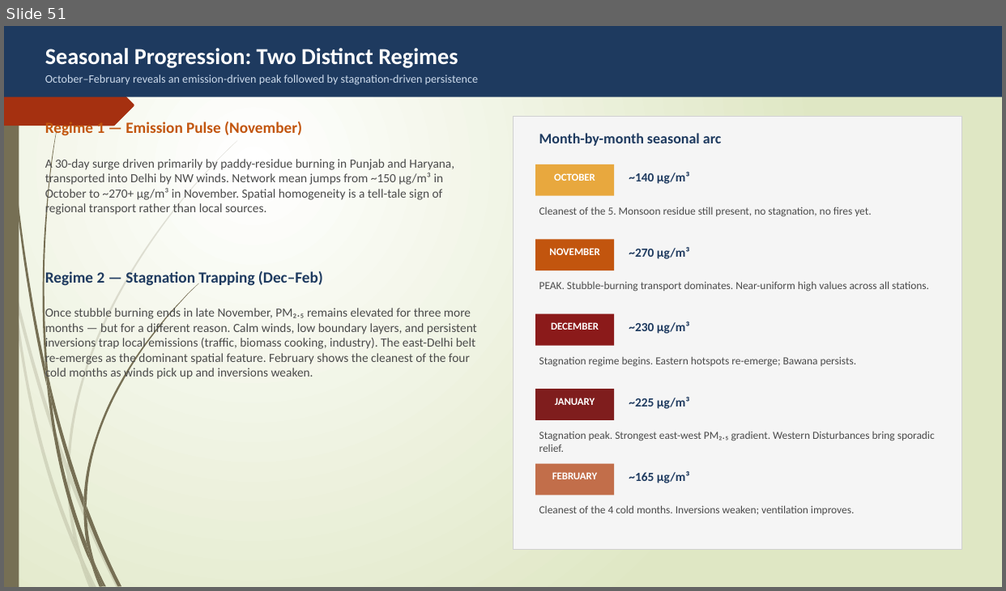
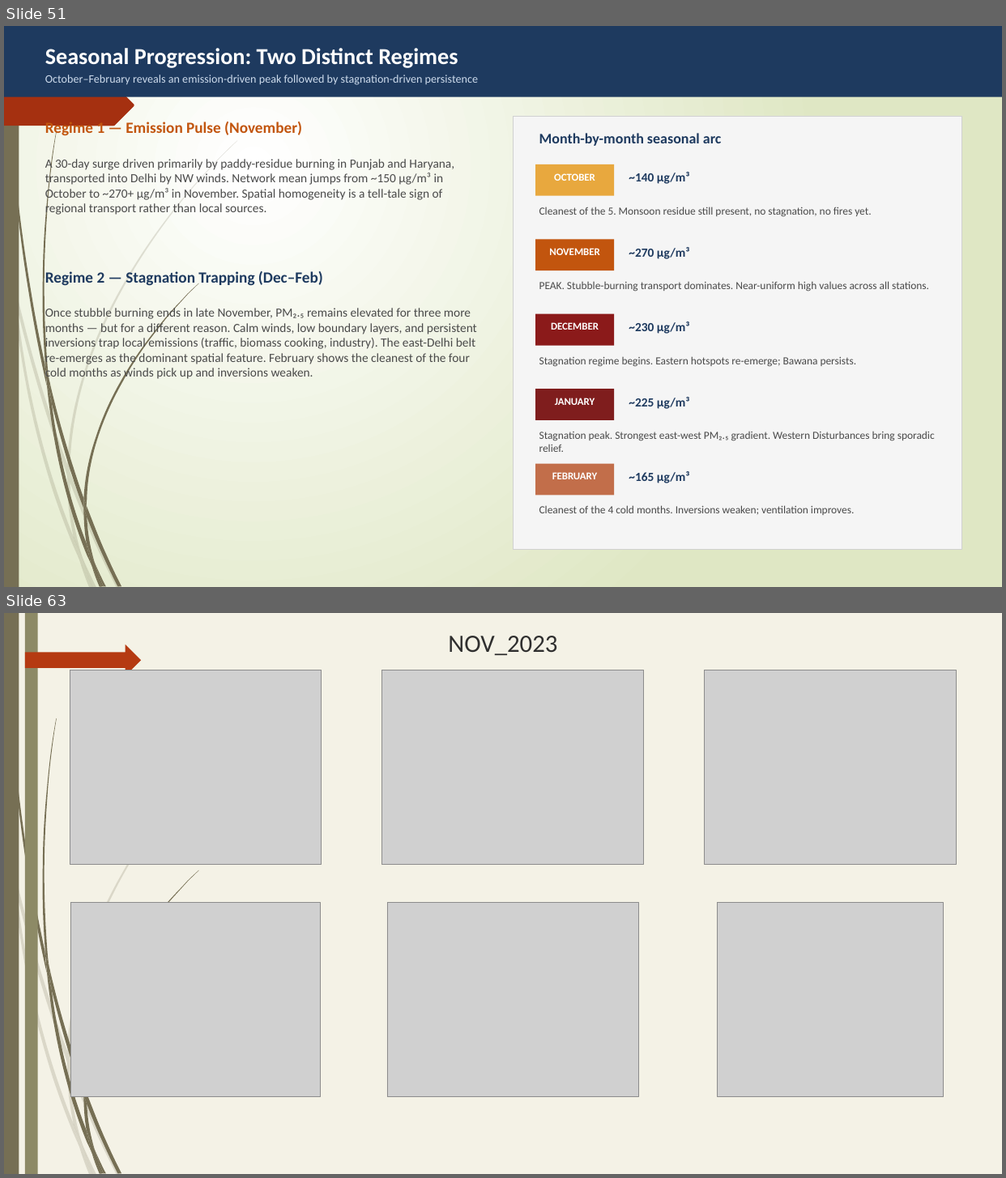
Before and after one commit to archiemittal12/delhi_ground_atmos_project, a slide deck: ASD390.pptx. Shown one above the other, each under a label of ours: slide 51 before the commit, slides 51 and 63 after it; the slides between them are not shown. The pictures are 1006x591 and 1006x1178 pixels, drawn with LibreOffice and Linux fonts; fonts in the diff are those of the drawing; grey boxes stand for pictures. Boxes give left, top, right and bottom in pixels: in the first picture for what was removed or moved away, otherwise in the second. Text is boxed around its words. In the diff, an @@ line names an element or a change of style, - is before the commit and + after.

```diff
--- a/ASD390.pptx
+++ b/ASD390.pptx
@@ slide 63 added at bbox=[4, 613, 1002, 1174], background #F4F2E6; not listed: 23 template elements that a slide beside it also shows @@
@@ rectangle added at bbox=[25, 613, 38, 1174], fill #8D8A66 @@
@@ text added at bbox=[448, 636, 557, 655], 24 pt, text #2F2F2F @@
+NOV_2023
@@ right arrow added at bbox=[25, 645, 141, 676], fill #B53A12 @@
@@ picture added at bbox=[70, 670, 322, 865] @@
@@ picture added at bbox=[382, 670, 644, 865] @@
@@ picture added at bbox=[705, 670, 957, 865] @@
@@ picture added at bbox=[71, 903, 321, 1097] @@
@@ picture added at bbox=[387, 903, 639, 1097] @@
@@ picture added at bbox=[718, 903, 944, 1097] @@
```
Also in this commit, not shown: 1 slide changed, 19 other slides added.
